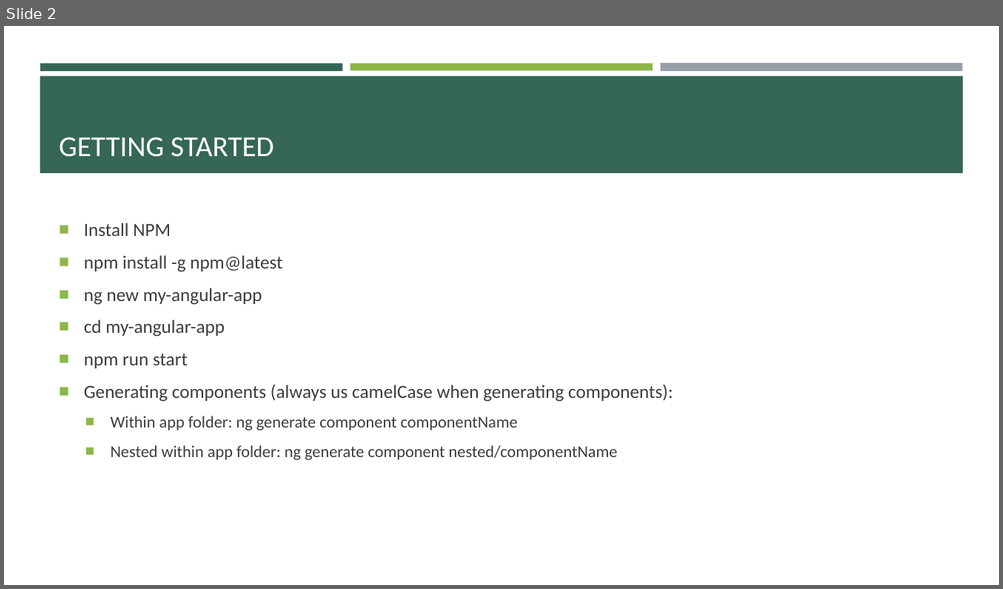
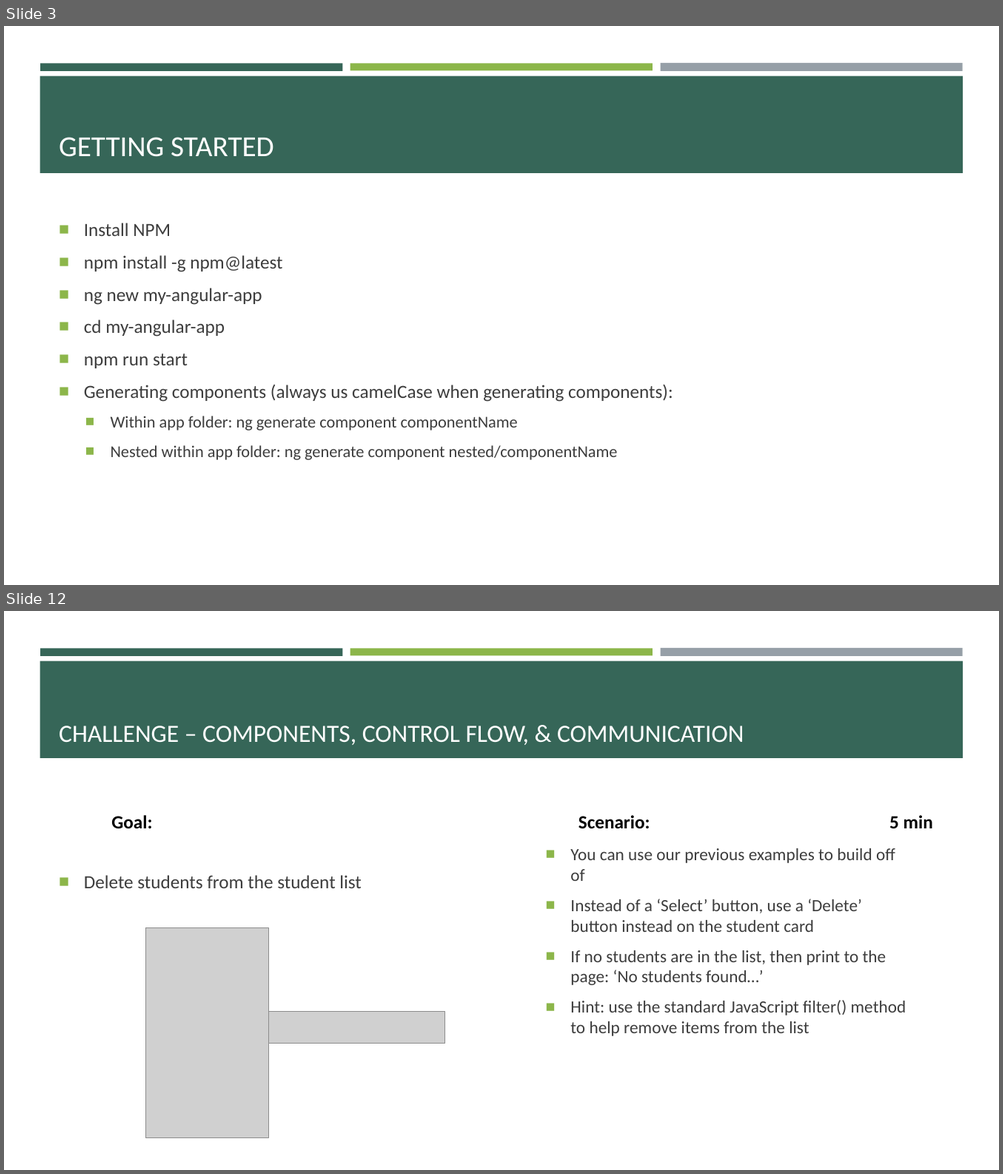
Before and after one commit to e-m-wilson/java-fs, a slide deck: Week_7/Angular.pptx. Shown one above the other, each under a label of ours: slide 2 before the commit, slides 3 and 12 after it; the slides between them are not shown. The pictures are 1003x589 and 1003x1174 pixels, drawn with LibreOffice and Linux fonts; fonts in the diff are those of the drawing; grey boxes stand for pictures. Boxes give left, top, right and bottom in pixels: in the first picture for what was removed or moved away, otherwise in the second. Text is boxed around its words. In the diff, an @@ line names an element or a change of style, - is before the commit and + after.

```diff
--- a/Week_7/Angular.pptx
+++ b/Week_7/Angular.pptx
@@ slide 12 added at bbox=[4, 611, 999, 1170], background #FFFFFF; not listed: 4 template elements that a slide beside it also shows @@
@@ title added at bbox=[59, 726, 743, 745], 24 pt, text #FFFFFF @@
+CHALLENGE – COMPONENTS, CONTROL FLOW, & COMMUNICATION
@@ text added at bbox=[111, 815, 152, 829], 18 pt, text #000000, bold @@
+Goal:
@@ text added at bbox=[578, 815, 933, 829], 18 pt, text #000000, bold @@
+Scenario: 5 min
@@ text added at bbox=[570, 849, 906, 1037], 16.6 pt, text #3D3D3D @@
+■ You can use our previous examples to build off of
+■ Instead of a ‘Select’ button, use a ‘Delete’ button instead on the student card
+■ If no students are in the list, then print to the page: ‘No students found…’
+■ Hint: use the standard JavaScript filter() method to help remove items from the list
@@ text added at bbox=[84, 875, 361, 889], 18 pt, text #3D3D3D @@
+■ Delete students from the student list
@@ picture added at bbox=[146, 928, 268, 1138] @@
@@ picture added at bbox=[268, 1012, 444, 1045] @@
@@ what was slide 2 is now slide 3 @@
```
Also in this commit, not shown: 9 other slides added, 2 slides removed, 4 other files.
